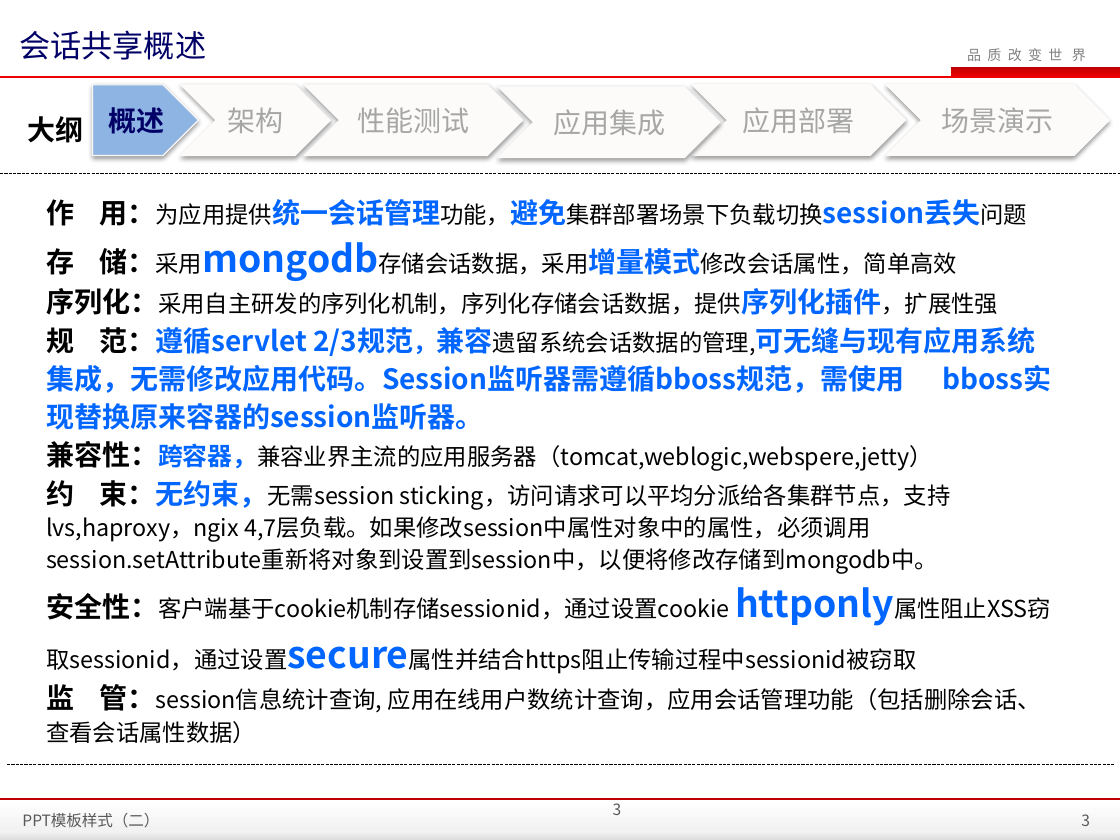
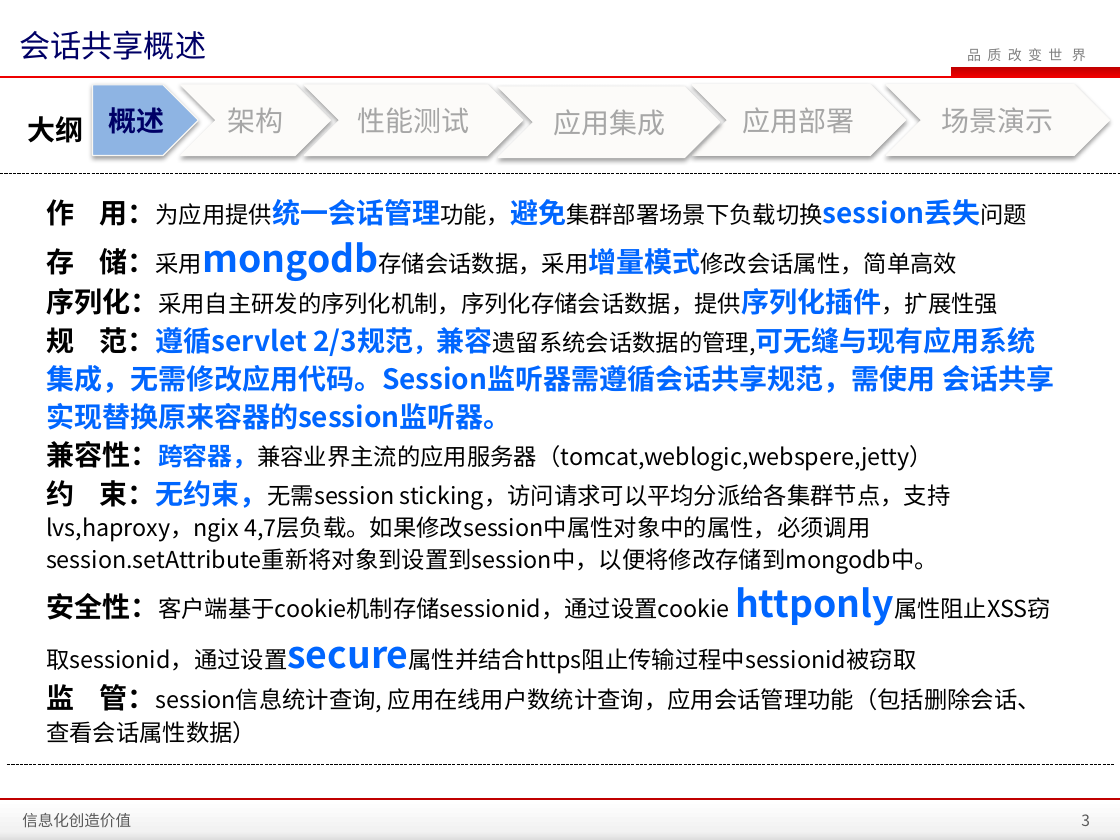
Before and after one commit to zhanght86/bboss-cms, a slide deck: slide 3 of 文档/SanyPDP平台会话共享介绍.pptx. Drawn at 1120x840 pixels with LibreOffice and Linux fonts; fonts in the diff are those of the drawing; background and template pictures are left out. Boxes give left, top, right and bottom in pixels: in the first picture for what was removed or moved away, otherwise in the second. Text is boxed around its words. In the diff, an @@ line names an element or a change of style, - is before the commit and + after.

```diff
--- a/文档/SanyPDP平台会话共享介绍.pptx
+++ b/文档/SanyPDP平台会话共享介绍.pptx
@@ text at (46, 327, 1054, 430): text changed @@
-规 范：遵循servlet 2/3规范，兼容遗留系统会话数据的管理,可无缝与现有应用系统 集成，无需修改应用代码。Session监听器需遵循bboss规范，需使用 bboss实现替换原来容器的session监听器。
+规 范：遵循servlet 2/3规范，兼容遗留系统会话数据的管理,可无缝与现有应用系统 集成，无需修改应用代码。Session监听器需遵循会话共享规范，需使用 会话共享实现替换原来容器的session监听器。
@@ page number removed at (613, 799, 622, 815) @@
-3
@@ text at (22, 813, 131, 828): text changed @@
-PPT模板样式（二）
+信息化创造价值
```
Also in this commit, not shown: 17 other slides changed, 3 slides added, 7 other files.
